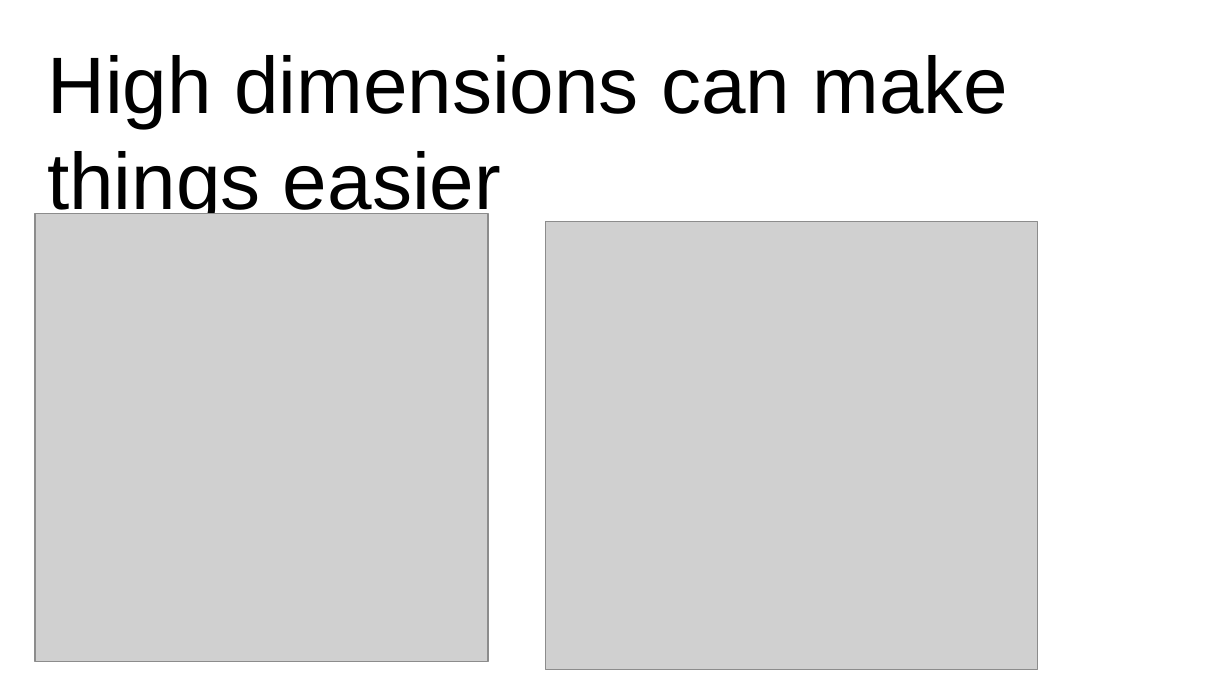
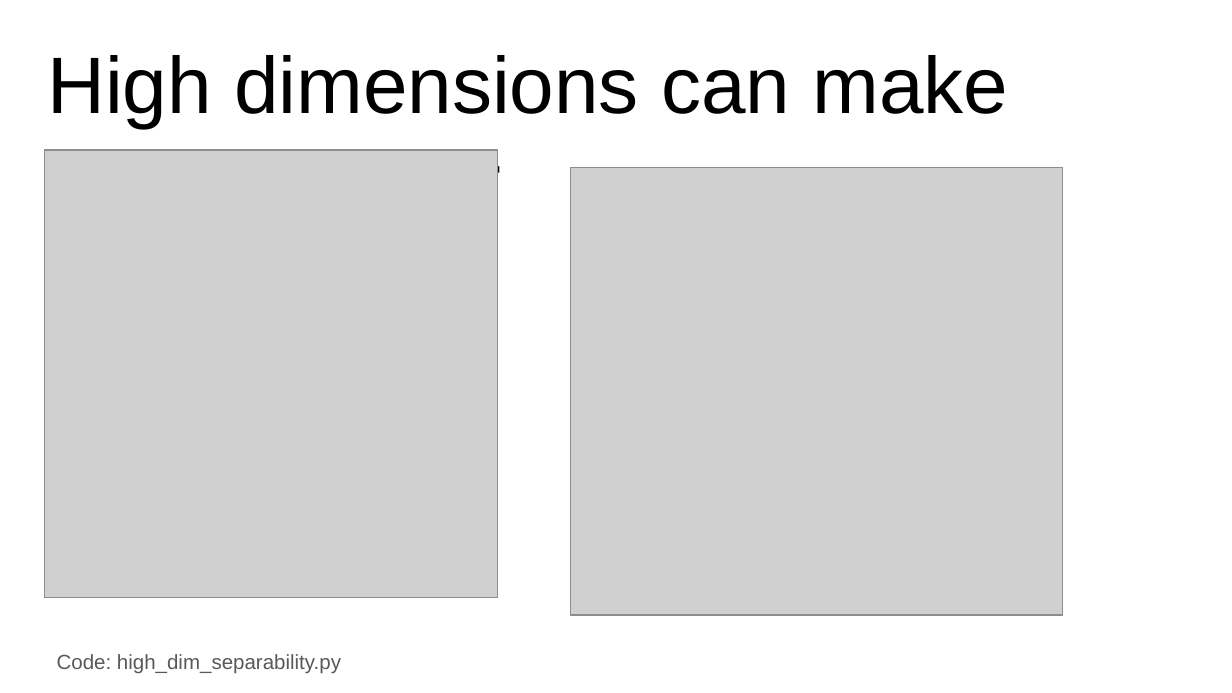
Before and after one commit to ankur6ue/deep-learning-course, a slide deck: slide 12 of Module 1/class_1.1/deep_learning_course_class_1.1.pptx. Drawn at 1232x693 pixels with LibreOffice and Linux fonts; fonts in the diff are those of the drawing; grey boxes stand for pictures. Boxes give left, top, right and bottom in pixels: in the first picture for what was removed or moved away, otherwise in the second. Text is boxed around its words. In the diff, an @@ line names an element or a change of style, - is before the commit and + after.

```diff
--- a/Module 1/class_1.1/deep_learning_course_class_1.1.pptx
+++ b/Module 1/class_1.1/deep_learning_course_class_1.1.pptx
@@ picture: place and size @@
-picture at <box>34,214,488,663</box>
+picture at <box>44,150,498,599</box>
@@ picture: place and size @@
-picture at <box>546,222,1037,670</box>
+picture at <box>570,168,1062,616</box>
@@ text added at <box>57,654,341,674</box>, 12 pt, text #595959 @@
+Code: high_dim_separability.py
```
Also in this commit, not shown: 5 other slides changed, 1 slide added, 1 slide removed, 1 other file.
